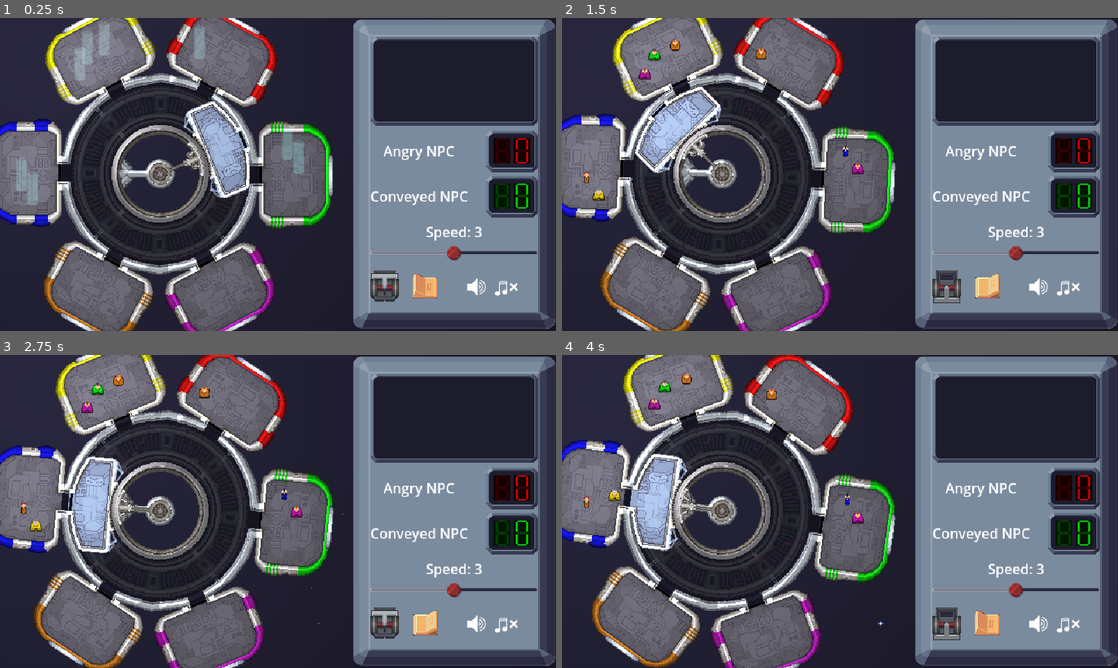
Above: before the commit, frames 1-4 (two rows, left to right).
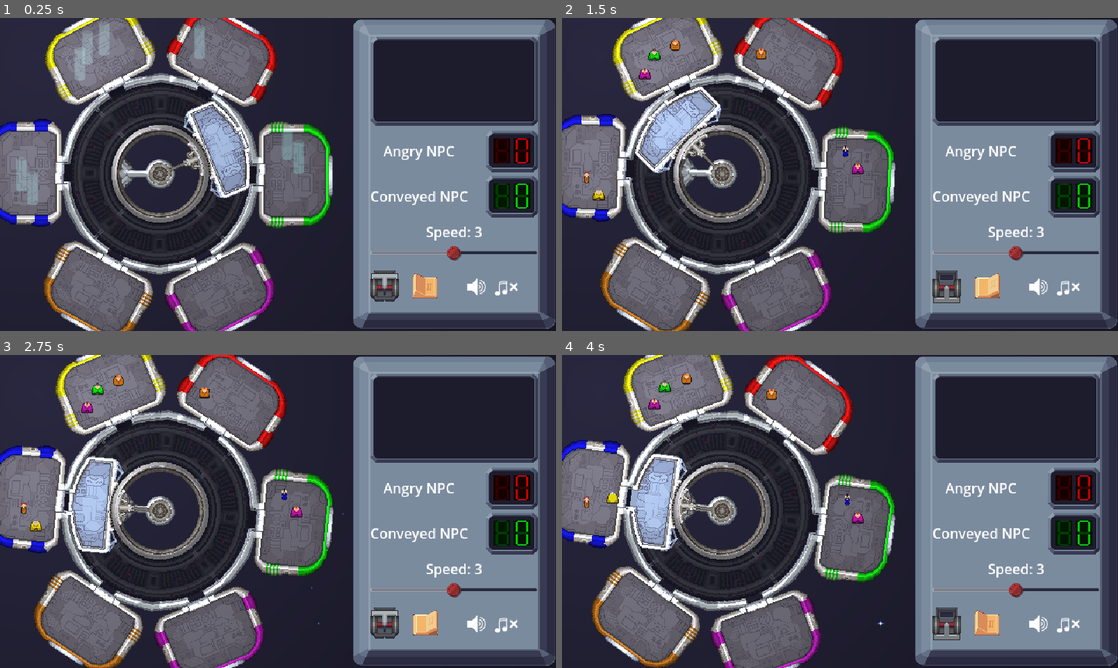
Above: after the commit, the same moments.

Repository: tehelka-gamedev/gmtk-2025
Game: Godot game, scene res://main.tscn
The game is run twice, just before and just after one commit, with the same random seed, the same clock (stepped at 60 frames per second) and the same inputs. The engine's default icon, where the game draws it, is replaced by a stand-in: a white triangle on a blue panel in a dark square. Sound files missing from this copy of the repository are replaced by a short silence.
Inputs (mouse positions are in pixels of both pictures, inside the frame that each line leads up to):
- Up to frame 1 (0.25 s): no input
- Up to frame 2 (1.5 s): click (945, 287) at 0.5 s; click (984, 287) at 1.25 s
- Up to frame 3 (2.75 s): click (383, 624) at 2 s
- Up to frame 4 (4 s): click (984, 624) at 2.75 s; click (945, 624) at 3.5 s

The runs differ from the first frame. In frame 1, 0.8% of the frame differs, in the area x 9-48%, y 18-82%; in frame 2, 0.8%; in frame 3, 0.8%; in frame 4, 0.8%.

Commit message:
Add door animation

Diff:
--- a/godot/objects/elevator.gd
+++ b/godot/objects/elevator.gd
@@ -50,7 +50,7 @@
 }
 var _current_door_state: DoorState = DoorState.CLOSED
 
-@onready var _door: Sprite2D = $Door
+@onready var _door: AnimatedSprite2D = $Door
 @onready var _broken_speed_particles: CPUParticles2D = $BrokenSpeedParticles
 
 func door_is_open() -> bool:
@@ -67,12 +67,14 @@
 
 func set_door_open() -> void:
     _current_door_state = DoorState.OPENED
-    _door.hide()
+    _door.play("open")
+    await _door.animation_finished
     door_opened.emit()
 
 func set_door_closed() -> void:
     _current_door_state = DoorState.CLOSED
-    _door.show()
+    _door.play("close")
+    await _door.animation_finished
     door_closed.emit()
 
 
--- a/godot/objects/elevator.tscn
+++ b/godot/objects/elevator.tscn
@@ -1,11 +1,11 @@
-[gd_scene load_steps=12 format=3 uid="uid://bixriv415q58j"]
+[gd_scene load_steps=22 format=3 uid="uid://bixriv415q58j"]
 
 [ext_resource type="Script" uid="uid://swsjnrl4wcgr" path="res://objects/elevator.gd" id="1_ogmrx"]
 [ext_resource type="Shader" uid="uid://cln8o8wolh2av" path="res://rotsprite.gdshader" id="2_ff16h"]
 [ext_resource type="Texture2D" uid="uid://pb4mmeiosgej" path="res://sprites/elevator2.png" id="2_h6q4t"]
 [ext_resource type="Script" uid="uid://5gunqk2qmled" path="res://objects/slot_manager.gd" id="3_uinhc"]
 [ext_resource type="Script" uid="uid://cjd6a7ud0c8av" path="res://objects/slot.gd" id="4_h6q4t"]
-[ext_resource type="Texture2D" uid="uid://71hdcfob7ujv" path="res://icon.svg" id="5_h6q4t"]
+[ext_resource type="Texture2D" uid="uid://sow4omtn7nbs" path="res://sprites/door/elevatordoor.png" id="6_iex2v"]
 [ext_resource type="Texture2D" uid="uid://dchiyyxal4b8v" path="res://sprites/particles/explosion/Explosion_Sheet.png" id="7_iex2v"]
 
 [sub_resource type="ShaderMaterial" id="ShaderMaterial_iex2v"]
@@ -14,6 +14,87 @@
 
 [sub_resource type="RectangleShape2D" id="RectangleShape2D_ogmrx"]
 size = Vector2(24, 64)
+
+[sub_resource type="AtlasTexture" id="AtlasTexture_iex2v"]
+atlas = ExtResource("6_iex2v")
+region = Rect2(66, 0, 22, 6)
+
+[sub_resource type="AtlasTexture" id="AtlasTexture_5qa0y"]
+atlas = ExtResource("6_iex2v")
+region = Rect2(44, 0, 22, 6)
+
+[sub_resource type="AtlasTexture" id="AtlasTexture_8ly52"]
+atlas = ExtResource("6_iex2v")
+region = Rect2(22, 0, 22, 6)
+
+[sub_resource type="AtlasTexture" id="AtlasTexture_xs4al"]
+atlas = ExtResource("6_iex2v")
+region = Rect2(0, 0, 22, 6)
+
+[sub_resource type="AtlasTexture" id="AtlasTexture_bgfa1"]
+atlas = ExtResource("6_iex2v")
+region = Rect2(0, 0, 22, 6)
+
+[sub_resource type="AtlasTexture" id="AtlasTexture_dnvw8"]
+atlas = ExtResource("6_iex2v")
+region = Rect2(0, 0, 22, 6)
+
+[sub_resource type="AtlasTexture" id="AtlasTexture_l5ck8"]
+atlas = ExtResource("6_iex2v")
+region = Rect2(22, 0, 22, 6)
+
+[sub_resource type="AtlasTexture" id="AtlasTexture_wxumn"]
+atlas = ExtResource("6_iex2v")
+region = Rect2(44, 0, 22, 6)
+
+[sub_resource type="AtlasTexture" id="AtlasTexture_fgdjj"]
+atlas = ExtResource("6_iex2v")
+region = Rect2(66, 0, 22, 6)
+
+[sub_resource type="SpriteFrames" id="SpriteFrames_5qa0y"]
+animations = [{
+"frames": [{
+"duration": 1.0,
+"texture": SubResource("AtlasTexture_iex2v")
+}, {
+"duration": 1.0,
+"texture": SubResource("AtlasTexture_5qa0y")
+}, {
+"duration": 1.0,
+"texture": SubResource("AtlasTexture_8ly52")
+}, {
+"duration": 1.0,
+"texture": SubResource("AtlasTexture_xs4al")
+}],
+"loop": false,
+"name": &"close",
+"speed": 5.0
+}, {
+"frames": [{
+"duration": 1.0,
+"texture": SubResource("AtlasTexture_bgfa1")
+}],
+"loop": false,
+"name": &"default",
+"speed": 5.0
+}, {
+"frames": [{
+"duration": 1.0,
+"texture": SubResource("AtlasTexture_dnvw8")
+}, {
+"duration": 1.0,
+"texture": SubResource("AtlasTexture_l5ck8")
+}, {
+"duration": 1.0,
+"texture": SubResource("AtlasTexture_wxumn")
+}, {
+"duration": 1.0,
+"texture": SubResource("AtlasTexture_fgdjj")
+}],
+"loop": false,
+"name": &"open",
+"speed": 5.0
+}]
 
 [sub_resource type="CanvasItemMaterial" id="CanvasItemMaterial_bgfa1"]
 particles_animation = true
@@ -84,12 +165,13 @@
 [node name="EntrancePosition" type="Marker2D" parent="Pivot/InnerPivot"]
 position = Vector2(48, 0)
 
-[node name="Door" type="Sprite2D" parent="."]
-modulate = Color(0, 0, 0, 1)
-position = Vector2(103, 1.19209e-07)
-rotation = 1.57079
-scale = Vector2(0.15625, 0.0234375)
-texture = ExtResource("5_h6q4t")
+[node name="Door" type="AnimatedSprite2D" parent="."]
+position = Vector2(103, 0)
+rotation = 1.5708
+sprite_frames = SubResource("SpriteFrames_5qa0y")
+animation = &"open"
+autoplay = "default"
+speed_scale = 1.5
 
 [node name="BrokenSpeedParticles" type="CPUParticles2D" parent="."]
 light_mask = 0
--- a/godot/objects/room.gd
+++ b/godot/objects/room.gd
@@ -13,7 +13,6 @@
         color = value
         _decal.modulate = Enum.color_enum_to_rgb(color)
 
-
 @export var entrance_position:Marker2D = null
 @export var decal_to_use: bool = false:
     set(value):
@@ -26,7 +25,7 @@
             _decal.region_rect.position.x = 0
 
 @onready var npc_spawn: Marker2D = $NPCSpawn
-@onready var _door: Sprite2D = $Door
+@onready var _door: AnimatedSprite2D = $Door
 @onready var pivot: Node2D = $Pivot
 @onready var _decal: Sprite2D = $Pivot/Decal
 @onready var _broken_room_mask: Sprite2D = $Pivot/BrokenRoomMask
@@ -132,11 +131,12 @@
 
 
 func open_door() -> void:
-    _door.hide()
+    _door.play("open")
 
 
 func close_door() -> void:
-    _door.show()
+    _door.play("close")
+
 
 func get_entrance_position() -> Marker2D:
     return entrance_position
--- a/godot/objects/room.tscn
+++ b/godot/objects/room.tscn
@@ -1,17 +1,98 @@
-[gd_scene load_steps=12 format=3 uid="uid://dd5giy7mmmmxe"]
+[gd_scene load_steps=22 format=3 uid="uid://dd5giy7mmmmxe"]
 
 [ext_resource type="Script" uid="uid://bc64r08fcwb8g" path="res://objects/room.gd" id="1_d4lmf"]
 [ext_resource type="Texture2D" uid="uid://jvibyudsrbft" path="res://sprites/room2.png" id="2_c0xyw"]
 [ext_resource type="Script" uid="uid://5gunqk2qmled" path="res://objects/slot_manager.gd" id="3_lvljb"]
 [ext_resource type="Texture2D" uid="uid://bmq30wsjws8ar" path="res://sprites/roomdecals.png" id="3_n1ucb"]
 [ext_resource type="Script" uid="uid://cjd6a7ud0c8av" path="res://objects/slot.gd" id="4_4d8i4"]
-[ext_resource type="Texture2D" uid="uid://71hdcfob7ujv" path="res://icon.svg" id="5_c0xyw"]
+[ext_resource type="Texture2D" uid="uid://d2jv1qmenxydg" path="res://sprites/door/roomdoor.png" id="6_8rv7e"]
 [ext_resource type="Texture2D" uid="uid://dchiyyxal4b8v" path="res://sprites/particles/explosion/Explosion_Sheet.png" id="7_r2kp8"]
 
 [sub_resource type="ShaderMaterial" id="ShaderMaterial_r2kp8"]
 
 [sub_resource type="RectangleShape2D" id="RectangleShape2D_d4lmf"]
 size = Vector2(64, 19)
+
+[sub_resource type="AtlasTexture" id="AtlasTexture_lcjuh"]
+atlas = ExtResource("6_8rv7e")
+region = Rect2(78, 0, 26, 11)
+
+[sub_resource type="AtlasTexture" id="AtlasTexture_f4clh"]
+atlas = ExtResource("6_8rv7e")
+region = Rect2(52, 0, 26, 11)
+
+[sub_resource type="AtlasTexture" id="AtlasTexture_e1p5a"]
+atlas = ExtResource("6_8rv7e")
+region = Rect2(26, 0, 26, 11)
+
+[sub_resource type="AtlasTexture" id="AtlasTexture_u462d"]
+atlas = ExtResource("6_8rv7e")
+region = Rect2(0, 0, 26, 11)
+
+[sub_resource type="AtlasTexture" id="AtlasTexture_7rh0e"]
+atlas = ExtResource("6_8rv7e")
+region = Rect2(0, 0, 26, 11)
+
+[sub_resource type="AtlasTexture" id="AtlasTexture_d5w1p"]
+atlas = ExtResource("6_8rv7e")
+region = Rect2(0, 0, 26, 11)
+
+[sub_resource type="AtlasTexture" id="AtlasTexture_a6c48"]
+atlas = ExtResource("6_8rv7e")
+region = Rect2(26, 0, 26, 11)
+
+[sub_resource type="AtlasTexture" id="AtlasTexture_36pm0"]
+atlas = ExtResource("6_8rv7e")
+region = Rect2(52, 0, 26, 11)
+
+[sub_resource type="AtlasTexture" id="AtlasTexture_tjvuh"]
+atlas = ExtResource("6_8rv7e")
+region = Rect2(78, 0, 26, 11)
+
+[sub_resource type="SpriteFrames" id="SpriteFrames_h8jdt"]
+animations = [{
+"frames": [{
+"duration": 1.0,
+"texture": SubResource("AtlasTexture_lcjuh")
+}, {
+"duration": 1.0,
+"texture": SubResource("AtlasTexture_f4clh")
+}, {
+"duration": 1.0,
+"texture": SubResource("AtlasTexture_e1p5a")
+}, {
+"duration": 1.0,
+"texture": SubResource("AtlasTexture_u462d")
+}],
+"loop": false,
+"name": &"close",
+"speed": 5.0
+}, {
+"frames": [{
+"duration": 1.0,
+"texture": SubResource("AtlasTexture_7rh0e")
+}],
+"loop": false,
+"name": &"default",
+"speed": 5.0
+}, {
+"frames": [{
+"duration": 1.0,
+"texture": SubResource("AtlasTexture_d5w1p")
+}, {
+"duration": 1.0,
+"texture": SubResource("AtlasTexture_a6c48")
+}, {
+"duration": 1.0,
+"texture": SubResource("AtlasTexture_36pm0")
+}, {
+"duration": 1.0,
+"texture": SubResource("AtlasTexture_tjvuh")
+}],
+"loop": false,
+"name": &"open",
+"speed": 5.0
+}]
 
 [sub_resource type="CanvasItemMaterial" id="CanvasItemMaterial_r2kp8"]
 particles_animation = true
@@ -85,11 +166,12 @@
 script = ExtResource("4_4d8i4")
 type = 1
 
-[node name="Door" type="Sprite2D" parent="."]
-modulate = Color(0, 0, 0, 1)
-position = Vector2(0, -115.5)
-scale = Vector2(0.15625, 0.0234375)
-texture = ExtResource("5_c0xyw")
+[node name="Door" type="AnimatedSprite2D" parent="."]
+position = Vector2(0, -116)
+sprite_frames = SubResource("SpriteFrames_h8jdt")
+animation = &"close"
+autoplay = "default"
+speed_scale = 1.5
 
 [node name="EntrancePosition" type="Marker2D" parent="."]
 visible = false
@@ -111,3 +193,5 @@
 color_ramp = SubResource("Gradient_r2kp8")
 anim_speed_min = 1.0
 anim_speed_max = 1.0
+
+[node name="Sprite2D" type="Sprite2D" parent="."]
Binary file added: godot/sprites/door/elevatordoor.png
Not shown, added: godot/sprites/door/elevatordoor.png.import
Binary file added: godot/sprites/door/roomdoor.png
Not shown, added: godot/sprites/door/roomdoor.png.import
Not shown, changed: godot/todo.txt
